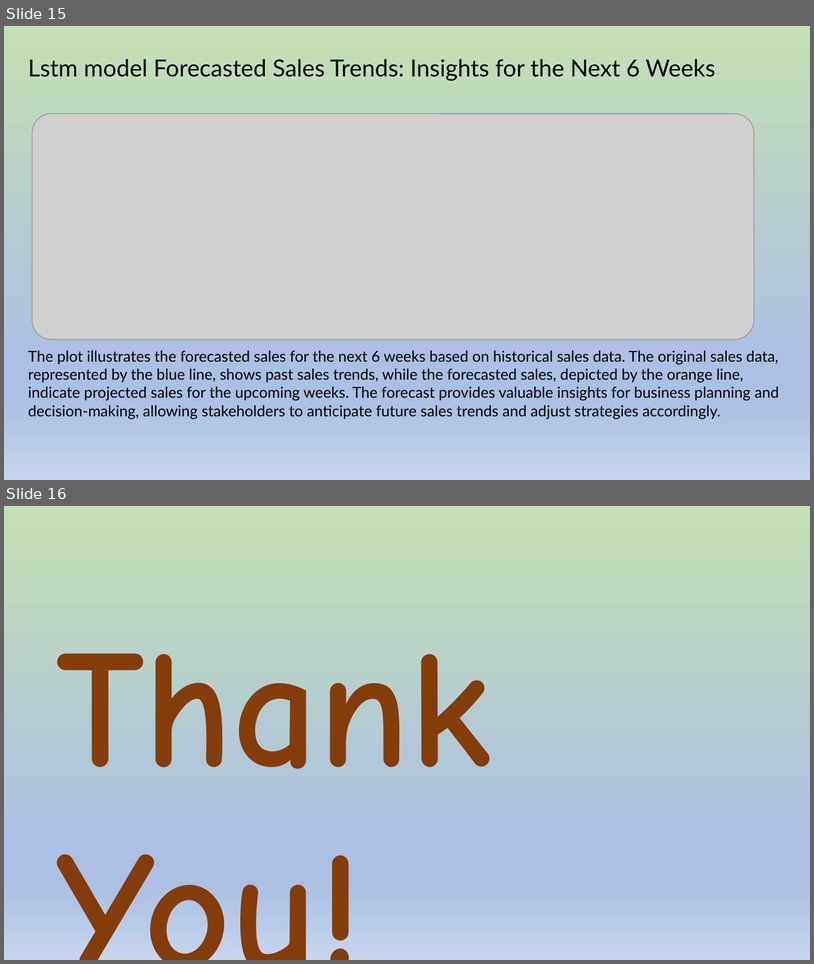
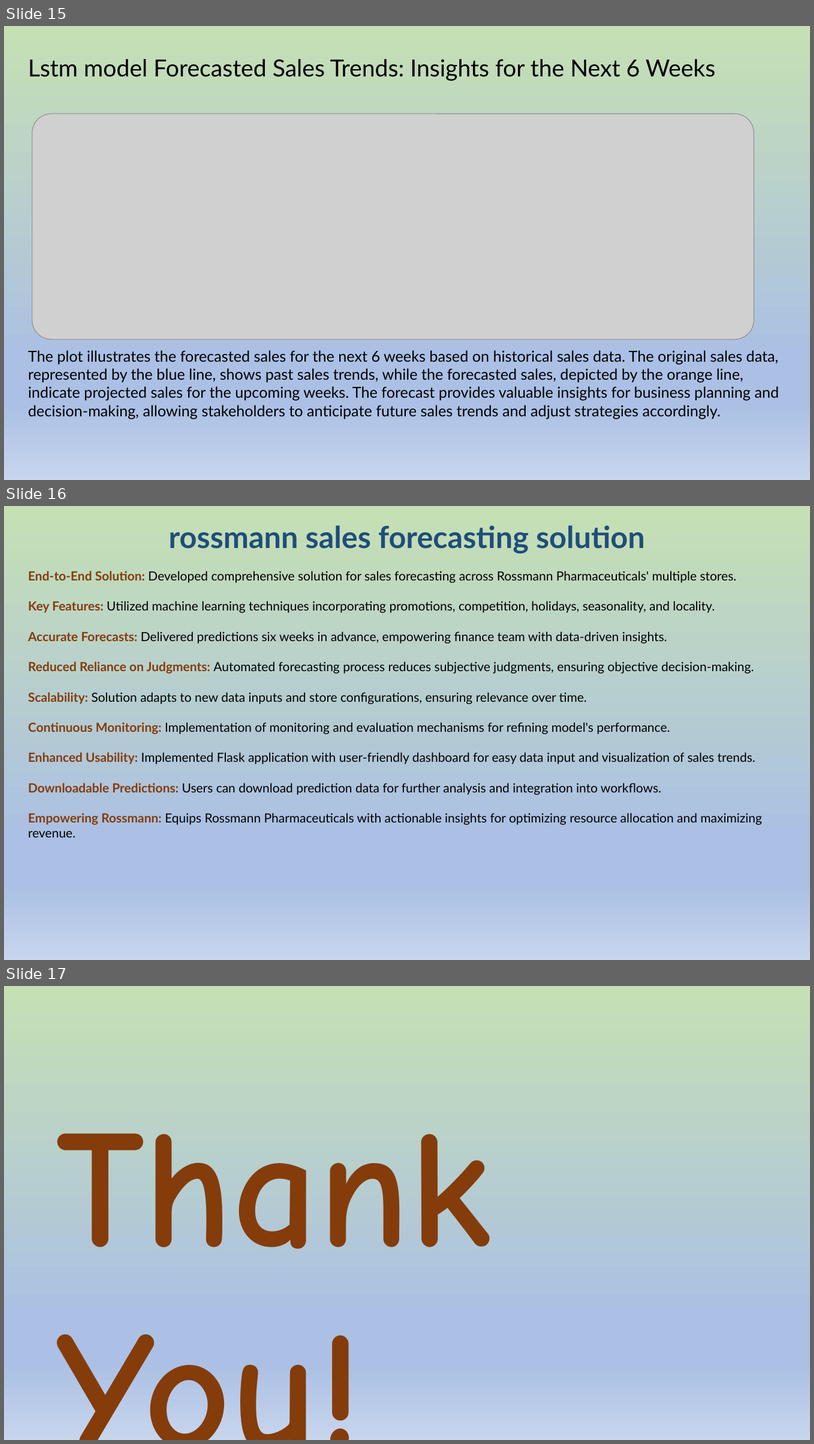
Before and after one commit to Hemamagam/Project-6--Pharmaceutical-Sale-Prediction-, a slide deck: Rossmman Sales Prediction-Project 6-Nexthike.pptx. Shown one above the other, each under a label of ours: slides 15 and 16 before the commit, slides 15, 16 and 17 after it. The pictures are 814x964 and 814x1444 pixels, drawn with LibreOffice and Linux fonts; fonts in the diff are those of the drawing; grey boxes stand for pictures. Boxes give left, top, right and bottom in pixels: in the first picture for what was removed or moved away, otherwise in the second. Text is boxed around its words. In the diff, an @@ line names an element or a change of style, - is before the commit and + after.

```diff
--- a/Rossmman Sales Prediction-Project 6-Nexthike.pptx
+++ b/Rossmman Sales Prediction-Project 6-Nexthike.pptx
@@ slide 16 added at <box>4,506,810,960</box>, background gradient #C5E0B4 to #ABC0E4 to #C7D5ED @@
@@ text added at <box>169,525,645,553</box>, 36 pt, text #1F4E79, bold @@
+rossmann sales forecasting solution
@@ text added at <box>28,571,762,837</box>, 15 pt, text #000000 @@
+End-to-End Solution: Developed comprehensive solution for sales forecasting across Rossmann Pharmaceuticals' multiple stores.
+Key Features: Utilized machine learning techniques incorporating promotions, competition, holidays, seasonality, and locality.
+Accurate Forecasts: Delivered predictions six weeks in advance, empowering finance team with data-driven insights.
+Reduced Reliance on Judgments: Automated forecasting process reduces subjective judgments, ensuring objective decision-making.
+Scalability: Solution adapts to new data inputs and store configurations, ensuring relevance over time.
+Continuous Monitoring: Implementation of monitoring and evaluation mechanisms for refining model's performance.
+Enhanced Usability: Implemented Flask application with user-friendly dashboard for easy data input and visualization of sales trends.
+Downloadable Predictions: Users can download prediction data for further analysis and integration into workflows.
+Empowering Rossmann: Equips Rossmann Pharmaceuticals with actionable insights for optimizing resource allocation and maximizing revenue.
@@ what was slide 16 is now slide 17 @@
```
